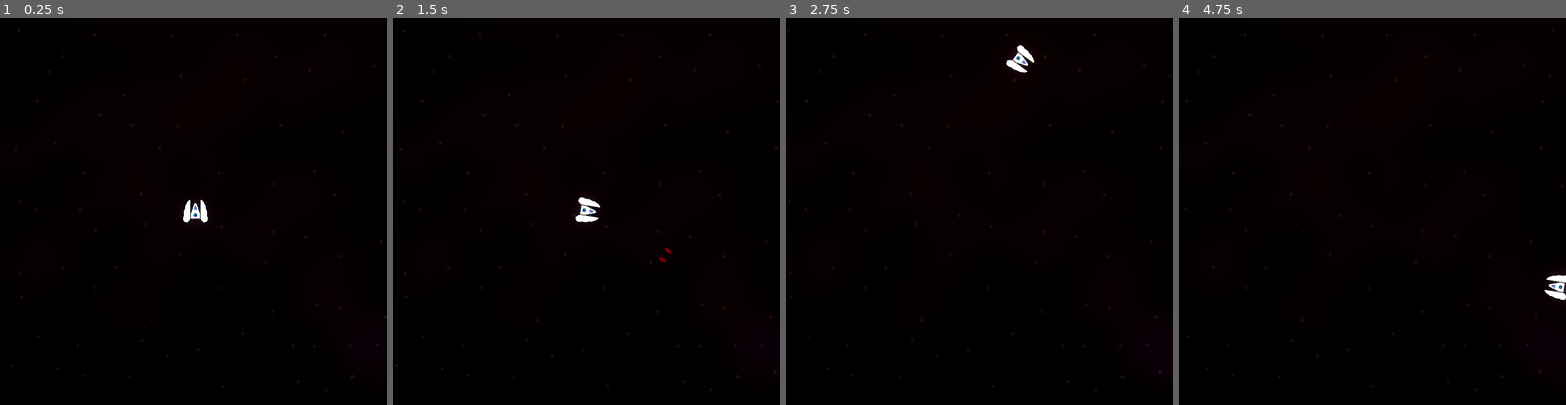
Above: before the commit, frames 1-4 (left to right).
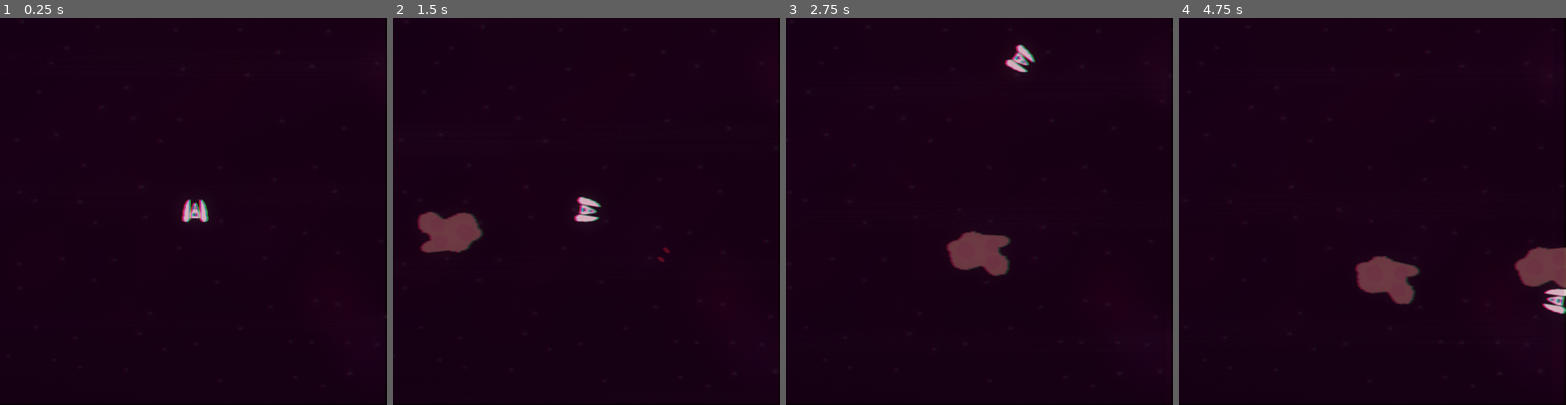
Above: after the commit, the same moments.

Repository: connor-anderson-nc/astroids
Game: Godot game, scene res://main.tscn
The game is run twice, just before and just after one commit, with the same random seed, the same clock (stepped at 60 frames per second) and the same inputs.
Inputs (mouse positions are in pixels of both pictures, inside the frame that each line leads up to):
- Up to frame 1 (0.25 s): no input
- Up to frame 2 (1.5 s): move the mouse to (671, 192) at 0.52 s; hold D (right) 0.53-1.28 s; hold S (break) 0.53-1.28 s; click (671, 192) at 0.8 s; move the mouse to (509, 230) at 1.27 s; hold A (left) from 1.28 s (still down); click (509, 230) at 1.35 s
- Up to frame 3 (2.75 s): tap S (break) at 1.55 s; move the mouse to (1018, 126) at 2.02 s; release A (left) at 2.03 s; hold D (right) from 2.03 s (still down); tap Shift (boost) at 2.1 s; click (1018, 126) at 2.3 s
- Up to frame 4 (4.75 s): move the mouse to (1353, 288) at 2.77 s; release D (right) at 2.78 s; hold W (forward) 2.78-3.53 s; tap S (break) at 2.85, 4.35 s; move the mouse to (1488, 269) at 3.52 s; hold A (left) from 3.53 s (still down); click (1488, 269) at 3.6 s; move the mouse to (1256, 153) at 4.27 s

The runs differ from the first frame. In frame 1, 2.0% of the frame differs, in the area x 0-100%, y 0-96%; in frame 2, 3.5%; in frame 3, 4.6%; in frame 4, 6.9%, in the area x 0-100%, y 1-100%.

Commit message:
lots

Diff:
--- /dev/null
+++ b/assets/shaders/vhs_filter.gdshader
@@ -0,0 +1,231 @@
+/*
+Shader from Godot Shaders - the free shader library.
+godotshaders.com/shader/VHS-and-CRT-monitor-effect
+
+This shader is under CC0 license. Feel free to use, improve and
+change this shader according to your needs and consider sharing
+the modified result to godotshaders.com.
+*/
+
+shader_type canvas_item;
+
+//*** IMPORTANT! ***/
+// - If you are using this shader to affect the node it is applied to set 'overlay' to false (unchecked in the instepctor).
+// - If you are using this shader as an overlay, and want the shader to affect the nodes below in the Scene hierarchy,
+//   set 'overlay' to true (checked in the inspector).
+// On Mac there is potentially a bug causing this to not work properly. If that is the case and you want to use the shader as an overlay
+// change all "overlay ? SCREEN_TEXTURE : TEXTURE" to only "SCREEN_TEXTURE" on lines 129-140, and "vec2 uv = overlay ? warp(SCREEN_UV) : warp(UV);"
+// to "vec2 uv = warp(SCREEN_UV);" on line 98.
+uniform bool overlay = false;
+
+uniform sampler2D SCREEN_TEXTURE : hint_screen_texture, filter_linear_mipmap;
+
+uniform float scanlines_opacity : hint_range(0.0, 1.0) = 0.4;
+uniform float scanlines_width : hint_range(0.0, 0.5) = 0.25;
+uniform float grille_opacity : hint_range(0.0, 1.0) = 0.3;
+uniform vec2 resolution = vec2(640.0, 480.0); // Set the number of rows and columns the texture will be divided in. Scanlines and grille will make a square based on these values
+
+uniform bool pixelate = true; // Fill each square ("pixel") with a sampled color, creating a pixel look and a more accurate representation of how a CRT monitor would work.
+
+uniform bool roll = true;
+uniform float roll_speed = 8.0; // Positive values are down, negative are up
+uniform float roll_size : hint_range(0.0, 100.0) = 15.0;
+uniform float roll_variation : hint_range(0.1, 5.0) = 1.8; // This valie is not an exact science. You have to play around with the value to find a look you like. How this works is explained in the code below.
+uniform float distort_intensity : hint_range(0.0, 0.2) = 0.05; // The distortion created by the rolling effect.
+
+uniform float noise_opacity : hint_range(0.0, 1.0) = 0.4;
+uniform float noise_speed = 5.0; // There is a movement in the noise pattern that can be hard to see first. This sets the speed of that movement.
+
+uniform float static_noise_intensity : hint_range(0.0, 1.0) = 0.06;
+
+uniform float aberration : hint_range(-1.0, 1.0) = 0.03; // Chromatic aberration, a distortion on each color channel.
+uniform float brightness = 1.4; // When adding scanline gaps and grille the image can get very dark. Brightness tries to compensate for that.
+uniform bool discolor = true; // Add a discolor effect simulating a VHS
+
+uniform float warp_amount :hint_range(0.0, 5.0) = 1.0; // Warp the texture edges simulating the curved glass of a CRT monitor or old TV.
+uniform bool clip_warp = false;
+
+uniform float vignette_intensity = 0.4; // Size of the vignette, how far towards the middle it should go.
+uniform float vignette_opacity : hint_range(0.0, 1.0) = 0.5;
+
+// Used by the noise functin to generate a pseudo random value between 0.0 and 1.0
+vec2 random(vec2 uv){
+    uv = vec2( dot(uv, vec2(127.1,311.7) ),
+               dot(uv, vec2(269.5,183.3) ) );
+    return -1.0 + 2.0 * fract(sin(uv) * 43758.5453123);
+}
+
+// Generate a Perlin noise used by the distortion effects
+float noise(vec2 uv) {
+    vec2 uv_index = floor(uv);
+    vec2 uv_fract = fract(uv);
+
+    vec2 blur = smoothstep(0.0, 1.0, uv_fract);
+
+    return mix( mix( dot( random(uv_index + vec2(0.0,0.0) ), uv_fract - vec2(0.0,0.0) ),
+                     dot( random(uv_index + vec2(1.0,0.0) ), uv_fract - vec2(1.0,0.0) ), blur.x),
+                mix( dot( random(uv_index + vec2(0.0,1.0) ), uv_fract - vec2(0.0,1.0) ),
+                     dot( random(uv_index + vec2(1.0,1.0) ), uv_fract - vec2(1.0,1.0) ), blur.x), blur.y) * 0.5 + 0.5;
+}
+
+// Takes in the UV and warps the edges, creating the spherized effect
+vec2 warp(vec2 uv){
+	vec2 delta = uv - 0.5;
+	float delta2 = dot(delta.xy, delta.xy);
+	float delta4 = delta2 * delta2;
+	float delta_offset = delta4 * warp_amount;
+
+	return uv + delta * delta_offset;
+}
+
+// Adds a black border to hide stretched pixel created by the warp effect
+float border (vec2 uv){
+	float radius = min(warp_amount, 0.08);
+	radius = max(min(min(abs(radius * 2.0), abs(1.0)), abs(1.0)), 1e-5);
+	vec2 abs_uv = abs(uv * 2.0 - 1.0) - vec2(1.0, 1.0) + radius;
+	float dist = length(max(vec2(0.0), abs_uv)) / radius;
+	float square = smoothstep(0.96, 1.0, dist);
+	return clamp(1.0 - square, 0.0, 1.0);
+}
+
+// Adds a vignette shadow to the edges of the image
+float vignette(vec2 uv){
+	uv *= 1.0 - uv.xy;
+	float vignette = uv.x * uv.y * 15.0;
+	return pow(vignette, vignette_intensity * vignette_opacity);
+}
+
+void fragment()
+{
+	vec2 uv = overlay ? warp(SCREEN_UV) : warp(UV); // Warp the uv. uv will be used in most cases instead of UV to keep the warping
+	vec2 text_uv = uv;
+	vec2 roll_uv = vec2(0.0);
+	float time = roll ? TIME : 0.0;
+
+
+	// Pixelate the texture based on the given resolution.
+	if (pixelate)
+	{
+		text_uv = ceil(uv * resolution) / resolution;
+	}
+
+	// Create the rolling effect. We need roll_line a bit later to make the noise effect.
+	// That is why this runs if roll is true OR noise_opacity is over 0.
+	float roll_line = 0.0;
+	if (roll || noise_opacity > 0.0)
+	{
+		// Create the areas/lines where the texture will be distorted.
+		roll_line = smoothstep(0.3, 0.9, sin(uv.y * roll_size - (time * roll_speed) ) );
+		// Create more lines of a different size and apply to the first set of lines. This creates a bit of variation.
+		roll_line *= roll_line * smoothstep(0.3, 0.9, sin(uv.y * roll_size * roll_variation - (time * roll_speed * roll_variation) ) );
+		// Distort the UV where where the lines are
+		roll_uv = vec2(( roll_line * distort_intensity * (1.-UV.x)), 0.0);
+	}
+
+	vec4 text;
+	if (roll)
+	{
+		// If roll is true distort the texture with roll_uv. The texture is split up into RGB to
+		// make some chromatic aberration. We apply the aberration to the red and green channels accorging to the aberration parameter
+		// and intensify it a bit in the roll distortion.
+		text.r = texture(SCREEN_TEXTURE, text_uv + roll_uv * 0.8 + vec2(aberration, 0.0) * .1).r;
+		text.g = texture(SCREEN_TEXTURE, text_uv + roll_uv * 1.2 - vec2(aberration, 0.0) * .1 ).g;
+		text.b = texture(SCREEN_TEXTURE, text_uv + roll_uv).b;
+		text.a = 1.0;
+	}
+	else
+	{
+		// If roll is false only apply the aberration without any distorion. The aberration values are very small so the .1 is only
+		// to make the slider in the Inspector less sensitive.
+		text.r = texture(SCREEN_TEXTURE, text_uv + vec2(aberration, 0.0) * .1).r;
+		text.g = texture(SCREEN_TEXTURE, text_uv - vec2(aberration, 0.0) * .1).g;
+		text.b = texture(SCREEN_TEXTURE, text_uv).b;
+		text.a = 1.0;
+	}
+
+	float r = text.r;
+	float g = text.g;
+	float b = text.b;
+
+	uv = warp(UV);
+
+	// CRT monitors don't have pixels but groups of red, green and blue dots or lines, called grille. We isolate the texture's color channels
+	// and divide it up in 3 offsetted lines to show the red, green and blue colors next to each other, with a small black gap between.
+	if (grille_opacity > 0.0){
+
+		float g_r = smoothstep(0.85, 0.95, abs(sin(uv.x * (resolution.x * 3.14159265))));
+		r = mix(r, r * g_r, grille_opacity);
+
+		float g_g = smoothstep(0.85, 0.95, abs(sin(1.05 + uv.x * (resolution.x * 3.14159265))));
+		g = mix(g, g * g_g, grille_opacity);
+
+		float b_b = smoothstep(0.85, 0.95, abs(sin(2.1 + uv.x * (resolution.x * 3.14159265))));
+		b = mix(b, b * b_b, grille_opacity);
+
+	}
+
+	// Apply the grille to the texture's color channels and apply Brightness. Since the grille and the scanlines (below) make the image very dark you
+	// can compensate by increasing the brightness.
+	text.r = clamp(r * brightness, 0.0, 1.0);
+	text.g = clamp(g * brightness, 0.0, 1.0);
+	text.b = clamp(b * brightness, 0.0, 1.0);
+
+	// Scanlines are the horizontal lines that make up the image on a CRT monitor.
+	// Here we are actual setting the black gap between each line, which I guess is not the right definition of the word, but you get the idea
+	float scanlines = 0.5;
+	if (scanlines_opacity > 0.0)
+	{
+		// Same technique as above, create lines with sine and applying it to the texture. Smoothstep to allow setting the line size.
+		scanlines = smoothstep(scanlines_width, scanlines_width + 0.5, abs(sin(uv.y * (resolution.y * 3.14159265))));
+		text.rgb = mix(text.rgb, text.rgb * vec3(scanlines), scanlines_opacity);
+	}
+
+	// Apply the banded noise.
+	if (noise_opacity > 0.0)
+	{
+		// Generate a noise pattern that is very stretched horizontally, and animate it with noise_speed
+		float noise = smoothstep(0.4, 0.5, noise(uv * vec2(2.0, 200.0) + vec2(10.0, (TIME * (noise_speed))) ) );
+
+		// We use roll_line (set above) to define how big the noise should be vertically (multiplying cuts off all black parts).
+		// We also add in some basic noise with random() to break up the noise pattern above. The noise is sized according to
+		// the resolution value set in the inspector. If you don't like this look you can
+		// change "ceil(uv * resolution) / resolution" to only "uv" to make it less pixelated. Or multiply resolution with som value
+		// greater than 1.0 to make them smaller.
+		roll_line *= noise * scanlines * clamp(random((ceil(uv * resolution) / resolution) + vec2(TIME * 0.8, 0.0)).x + 0.8, 0.0, 1.0);
+		// Add it to the texture based on noise_opacity
+		text.rgb = clamp(mix(text.rgb, text.rgb + roll_line, noise_opacity), vec3(0.0), vec3(1.0));
+	}
+
+	// Apply static noise by generating it over the whole screen in the same way as above
+	if (static_noise_intensity > 0.0)
+	{
+		text.rgb += clamp(random((ceil(uv * resolution) / resolution) + fract(TIME)).x, 0.0, 1.0) * static_noise_intensity;
+	}
+
+	// Apply a black border to hide imperfections caused by the warping.
+	// Also apply the vignette
+	text.rgb *= border(uv);
+	text.rgb *= vignette(uv);
+	// Hides the black border and make that area transparent. Good if you want to add the the texture on top an image of a TV or monitor.
+	if (clip_warp)
+	{
+		text.a = border(uv);
+	}
+
+	// Apply discoloration to get a VHS look (lower saturation and higher contrast)
+	// You can play with the values below or expose them in the Inspector.
+	float saturation = 0.3;
+	float contrast = 0.9;
+	if (discolor)
+	{
+		// Saturation
+		vec3 greyscale = vec3(text.r + text.g + text.b) / 3.;
+		text.rgb = mix(text.rgb, greyscale, saturation);
+
+		// Contrast
+		float midpoint = pow(0.5, 2.2);
+		text.rgb = (text.rgb - vec3(midpoint)) * contrast + midpoint;
+	}
+
+	COLOR = text;
+}
--- a/astroid.tscn
+++ b/astroid.tscn
@@ -1,11 +1,24 @@
-[gd_scene load_steps=2 format=3 uid="uid://dbgdegibmp3c"]
+[gd_scene load_steps=3 format=3 uid="uid://dbgdegibmp3c"]
 
-[ext_resource type="Texture2D" uid="uid://4vrt3d1qdm7g" path="res://assets/textures/astroid1.png" id="1_rp6j7"]
+[ext_resource type="Script" path="res://scripts/astroid.gd" id="1_56gmd"]
+[ext_resource type="Texture2D" uid="uid://4vrt3d1qdm7g" path="res://assets/textures/astroids/astroid1.png" id="2_y3gc6"]
 
 [node name="astroid" type="RigidBody2D"]
+gravity_scale = 0.0
+script = ExtResource("1_56gmd")
 
 [node name="Sprite2D" type="Sprite2D" parent="."]
-texture = ExtResource("1_rp6j7")
+texture = ExtResource("2_y3gc6")
 
-[node name="CollisionPolygon2D" type="CollisionPolygon2D" parent="."]
-polygon = PackedVector2Array(-6, -16, -9, -15.2, -18, -9, -23, -5, -21, 4.2, -20, 8, -18, 10, -17, 12, -13, 13, -6, 13, 1, 10, 3, 10, 8, 15, 9, 16, 15.4, 16, 20, 15, 21.4, 13, 23, 10, 21, 2, 16, 0, 16, -4, 22, -8, 21, -13)
+[node name="Collider" type="CollisionPolygon2D" parent="."]
+
+[node name="Area2D" type="Area2D" parent="."]
+collision_layer = 0
+collision_mask = 2
+
+[node name="Collider2" type="CollisionPolygon2D" parent="Area2D"]
+
+[node name="temp_polygon_holder" type="CollisionPolygon2D" parent="."]
+polygon = PackedVector2Array(-10, -15, 1, -15, 19, -13, 21, -11, 21, -8, 18, -6, 15, -5, 14, -2, 17, 1, 19, 1, 22, 5, 20, 14, 12, 16, 4, 10, 0, 10, -9, 13, -12, 13, -17, 10, -20, 6, -21, 0, -23, -1, -23, -5, -17, -9, -15, -9)
+
+[connection signal="body_entered" from="Area2D" to="." method="_on_area_2d_body_entered"]
--- a/laser.tscn
+++ b/laser.tscn
@@ -10,7 +10,7 @@
 polygon = PackedVector2Array(-2.5, 3, -2.5, -3, 2.5, -3, 2.5, 3)
 
 [node name="laser" type="RigidBody2D"]
-collision_layer = 0
+collision_layer = 2
 mass = 0.001
 gravity_scale = 0.0
 
--- a/main.tscn
+++ b/main.tscn
@@ -1,9 +1,11 @@
-[gd_scene load_steps=8 format=3 uid="uid://cqgv3ovjyfjqx"]
+[gd_scene load_steps=12 format=3 uid="uid://cqgv3ovjyfjqx"]
 
 [ext_resource type="Script" path="res://scripts/main.gd" id="1_q0ros"]
 [ext_resource type="PackedScene" uid="uid://bc6uqt82umjye" path="res://player.tscn" id="1_swm1l"]
+[ext_resource type="PackedScene" uid="uid://dbgdegibmp3c" path="res://astroid.tscn" id="2_2oqjj"]
 [ext_resource type="Texture2D" uid="uid://epmb3d2gyw07" path="res://assets/textures/background/stars.PNG" id="2_gcxp6"]
 [ext_resource type="Texture2D" uid="uid://bgmanav3kid1b" path="res://assets/textures/background/Paint Layer 1.PNG" id="3_3g06n"]
+[ext_resource type="Shader" path="res://assets/shaders/vhs_filter.gdshader" id="5_f26bm"]
 
 [sub_resource type="Environment" id="Environment_xqotd"]
 background_mode = 3
@@ -21,8 +23,39 @@
 width = 36
 curve = SubResource("Curve_w57p0")
 
+[sub_resource type="ShaderMaterial" id="ShaderMaterial_ew5op"]
+shader = ExtResource("5_f26bm")
+shader_parameter/overlay = true
+shader_parameter/scanlines_opacity = 0.079
+shader_parameter/scanlines_width = 0.25
+shader_parameter/grille_opacity = 0.188
+shader_parameter/resolution = Vector2(600, 600)
+shader_parameter/pixelate = true
+shader_parameter/roll = true
+shader_parameter/roll_speed = 3.0
+shader_parameter/roll_size = 19.494
+shader_parameter/roll_variation = 0.919
+shader_parameter/distort_intensity = 0.001
+shader_parameter/noise_opacity = 0.01
+shader_parameter/noise_speed = 2.0
+shader_parameter/static_noise_intensity = 0.004
+shader_parameter/aberration = 0.03
+shader_parameter/brightness = 1.0
+shader_parameter/discolor = true
+shader_parameter/warp_amount = 0.0
+shader_parameter/clip_warp = false
+shader_parameter/vignette_intensity = 0.2
+shader_parameter/vignette_opacity = 0.0
+
+[sub_resource type="Curve2D" id="Curve2D_65tfe"]
+_data = {
+"points": PackedVector2Array(0, 0, 0, 0, 0, -1, 0, 0, 0, 0, 601, 0, 0, 0, 0, 0, 600, 600, 0, 0, 0, 0, 0, 600, 0, 0, 0, 0, 0, -1)
+}
+point_count = 5
+
 [node name="main" type="Node2D"]
 script = ExtResource("1_q0ros")
+astroid = ExtResource("2_2oqjj")
 metadata/_edit_vertical_guides_ = [240.0, 240.0]
 metadata/_edit_horizontal_guides_ = [30.0, 30.0]
 
@@ -32,28 +65,76 @@
 [node name="player" parent="." instance=ExtResource("1_swm1l")]
 position = Vector2(303, 299)
 
-[node name="background" type="Node2D" parent="."]
-position = Vector2(300, 300)
+[node name="world" type="Control" parent="."]
+layout_mode = 3
+anchors_preset = 0
+offset_left = 300.0
+offset_top = 300.0
+offset_right = 300.0
+offset_bottom = 300.0
 
-[node name="background" type="Sprite2D" parent="background"]
+[node name="background" type="Sprite2D" parent="world"]
 scale = Vector2(16.6944, 600.5)
 texture = SubResource("CurveTexture_y3gob")
 
-[node name="overlay" type="Sprite2D" parent="background"]
-modulate = Color(1, 1, 1, 0.192157)
+[node name="nebulas" type="Node2D" parent="world"]
 position = Vector2(-2, 71)
 scale = Vector2(1.1, 1.1)
+
+[node name="nebula" type="Sprite2D" parent="world/nebulas"]
+modulate = Color(1, 1, 1, 0.192157)
 texture = ExtResource("3_3g06n")
 
-[node name="stars" type="Node2D" parent="background"]
+[node name="nebula2" type="Sprite2D" parent="world/nebulas"]
+modulate = Color(1, 1, 1, 0.192157)
+position = Vector2(587.273, -111.818)
+rotation = -3.14094
+scale = Vector2(1.08986, 1.1)
+texture = ExtResource("3_3g06n")
+
+[node name="stars" type="Node2D" parent="world"]
 modulate = Color(1, 1, 1, 0.0745098)
 
-[node name="stars1" type="Sprite2D" parent="background/stars"]
+[node name="stars1" type="Sprite2D" parent="world/stars"]
+position = Vector2(0, -9)
+rotation = 0.0180462
 texture = ExtResource("2_gcxp6")
 
-[node name="stars2" type="Sprite2D" parent="background/stars"]
+[node name="stars2" type="Sprite2D" parent="world/stars"]
 position = Vector2(565, 0)
 rotation = 1.57567
 texture = ExtResource("2_gcxp6")
 
-[node name="sidebars" type="Node2D" parent="."]
+[node name="vhs-overlay" type="ColorRect" parent="world"]
+modulate = Color(0.666439, 0.000332776, 0.666434, 1)
+self_modulate = Color(0.738367, 0.000416812, 0.738362, 1)
+z_index = 4096
+material = SubResource("ShaderMaterial_ew5op")
+layout_mode = 0
+offset_left = -300.0
+offset_top = -300.0
+offset_right = 300.0
+offset_bottom = 300.0
+
+[node name="purple-overlay" type="ColorRect" parent="world"]
+z_index = 4096
+layout_mode = 0
+offset_left = -301.0
+offset_top = -306.0
+offset_right = 297.0
+offset_bottom = 298.0
+color = Color(0.411765, 0, 0.411765, 0.12549)
+
+[node name="astrioid_spawn" type="Node2D" parent="."]
+
+[node name="spawn_path" type="Path2D" parent="astrioid_spawn"]
+curve = SubResource("Curve2D_65tfe")
+
+[node name="pos" type="PathFollow2D" parent="astrioid_spawn/spawn_path"]
+position = Vector2(0, -1)
+rotation = 0.00166389
+
+[node name="spawn_timer" type="Timer" parent="astrioid_spawn"]
+one_shot = true
+
+[connection signal="timeout" from="astrioid_spawn/spawn_timer" to="." method="_on_spawn_timer_timeout"]
--- a/project.godot
+++ b/project.godot
@@ -15,11 +15,14 @@
 config/features=PackedStringArray("4.3", "Forward Plus")
 config/icon="res://icon.svg"
 
+[autoload]
+
+Globals="*res://scripts/Globals.gd"
+
 [display]
 
 window/size/viewport_width=600
 window/size/viewport_height=600
-window/size/resizable=false
 window/stretch/mode="viewport"
 
 [dotnet]
@@ -36,6 +39,7 @@
 [global_group]
 
 astroids=""
+laser=""
 
 [input]
 
--- /dev/null
+++ b/scripts/Globals.gd
@@ -0,0 +1,4 @@
+extends Node
+
+const center = Vector2(300, 300)
+var score = 0
--- /dev/null
+++ b/scripts/astroid.gd
@@ -0,0 +1,88 @@
+extends RigidBody2D
+
+var ASTROIDS: PackedScene = load("res://astroid.tscn")
+
+const sprites = "res://assets/textures/astroids"
+
+# child spawning constants
+const child_spawn_radius = 20
+const velocity_dampener = 1.5
+
+var texture
+
+# Called when the node enters the scene tree for the first time.
+func _ready() -> void:
+	_choose_texture($Sprite2D)
+	#_create_collision_polygon($Sprite2D) # commented out for now add back later hopefully
+	$Collider.set_deferred("polygon", $temp_polygon_holder.polygon)
+	$Area2D/Collider2.set_deferred("polygon", $temp_polygon_holder.polygon)
+
+	if self.has_meta("scale"):
+		$Sprite2D.scale = self.get_meta("scale")
+		$Area2D/Collider2.scale = self.get_meta("scale") * 1.3
+		$Collider.scale = self.get_meta("scale")
+		print(self.get_meta("scale"))
+	else:
+		var scale = randf_range(1.5, 2.4)
+		$Sprite2D.scale = Vector2.ONE * scale
+		$Area2D/Collider2.scale = Vector2.ONE * scale * 1.05
+		$Collider.scale = Vector2.ONE * scale
+		print(scale)
+
+func _on_area_2d_body_entered(body: Node2D) -> void:
+
+	if not body.is_in_group("laser"):
+		return
+
+	Globals.score += 1
+	body.queue_free()
+
+	if self.scale.x < 1:
+		queue_free()
+		return
+
+	var child1 = ASTROIDS.instantiate()
+	var child2 = ASTROIDS.instantiate()
+
+	var velocity_angle = randf_range(20, 60)
+	child1.linear_velocity = self.linear_velocity.rotated(velocity_angle)
+	child1.linear_velocity = self.linear_velocity.rotated(-velocity_angle)
+
+	# position
+	var angle = randf() * TAU
+	var distance = randf() * child_spawn_radius
+	var offset = Vector2(cos(angle), sin(angle)) * distance
+	var offset2 = Vector2(cos(-angle), sin(-angle)) * distance
+
+	child1.position = self.global_position + offset
+	child2.position = self.global_position + offset2
+
+	child1.set_meta("scale", self.scale / 1.5)
+	child2.set_meta("scale", self.scale / 1.5)
+
+	self.visible = false
+	self.call_deferred("add_sibling", child1)
+	self.call_deferred("add_sibling", child2)
+
+	queue_free()
+
+######### setup functions ###########
+func _create_collision_polygon(sprite): # broken
+	var bm = BitMap.new()
+	bm.create_from_image_alpha(sprite.texture.get_image().get_data())
+	var rect = Rect2(0, 0, sprite.texture.get_width(), sprite.texture.get_height())
+	var my_array = bm.opaque_to_polygons(rect)
+	var my_polygon = Polygon2D.new()
+	my_polygon.set_polygons(my_array)
+	get_parent().get_node("Collider").set_polygon(my_polygon.polygon)
+
+func _choose_texture(sprite):
+	var dir := DirAccess.open(sprites)
+	var file_names := dir.get_files()
+
+	var resources: Array[Resource] = []
+	for file_name in file_names:
+		if file_name.get_extension() == "png":
+			resources.append(load(sprites + "/" + file_name))
+
+	sprite.texture = resources.pick_random()
--- a/scripts/main.gd
+++ b/scripts/main.gd
@@ -1,17 +1,54 @@
 extends Node2D
 
-const center = Vector2(300, 300)
+@export var astroid: PackedScene
+
+const background_speed = 10
+@onready var spawn_timer = $astrioid_spawn/spawn_timer
+var spawn_wait_times = [1, 3]
 
 # Called when the node enters the scene tree for the first time.
 func _ready() -> void:
-	pass # Replace with function body.
+	spawn_timer.start()
 
+
+func _on_spawn_timer_timeout() -> void:
+	spawn_astroid()
+
+	spawn_wait_times = [
+		clamp(min(spawn_wait_times[0] / (Globals.score * 0.5), spawn_wait_times[0]), 1, 10),
+		clamp(min(spawn_wait_times[1] / (Globals.score * 0.5), spawn_wait_times[1]), 1, 10)
+	]
+
+	spawn_timer.wait_time = randf_range(spawn_wait_times[0], spawn_wait_times[1])
+
+	spawn_timer.start()
 
 # Called every frame. 'delta' is the elapsed time since the previous frame.
 func _process(delta: float) -> void:
-	$background/stars/stars1.position.x -= 10 * delta
-	$background/stars/stars2.position.x -= 10 * delta
-	if $background/stars/stars1.position.x < center.x - 570 * 2:
-		$background/stars/stars1.position.x = center.x + 10
-	if $background/stars/stars2.position.x < center.x - 570 * 2:
-		$background/stars/stars2.position.x = center.x + 10
+	move_background($world/stars/stars1, background_speed, 450, 300)
+	move_background($world/stars/stars2, background_speed, 450, 300)
+	move_background($world/nebulas/nebula, background_speed/2, 475, 300)
+	move_background($world/nebulas/nebula2, background_speed/2, 475, 300)
+
+func move_background(sprite, speed, r, rt):
+	sprite.position.x -= speed * get_process_delta_time()
+	if sprite.position.x < Globals.center.x - r * 2:
+		sprite.position.x = Globals.center.x + rt
+
+func spawn_astroid():
+	var pos = $astrioid_spawn/spawn_path/pos
+	pos.progress_ratio = randf()
+
+	var direction = (pos.rotation + PI / 2) + randf_range(-PI / 4, PI / 4)
+
+	var speed = randf_range(100, 250)
+	var velocity = (Vector2.ONE * speed).rotated(direction)
+
+	var spin = randf_range(-15, 15)
+
+	var temp_astroid = astroid.instantiate()
+	temp_astroid.position = pos.position
+	temp_astroid.rotation = direction
+	temp_astroid.linear_velocity = velocity
+	temp_astroid.angular_velocity = spin
+	add_child(temp_astroid)
--- a/scripts/player.gd
+++ b/scripts/player.gd
@@ -28,26 +28,28 @@
 		velocity = velocity.move_toward(Vector2.ZERO, DECELERATION * 3)
 
 	#loop around map
-	var center = Vector2(300, 300)
 	var deadzone = 20.0
-	var relative_pos = self.position - center
+	var relative_pos = self.position - Globals.center
 
-	if abs(relative_pos.x) > center.x + deadzone:
-		self.position.x = -relative_pos.x + center.x
-	if abs(relative_pos.y) > center.y + deadzone:
-		self.position.y = -relative_pos.y + center.y
+	if abs(relative_pos.x) > Globals.center.x + deadzone:
+		self.position.x = -relative_pos.x + Globals.center.x
+	if abs(relative_pos.y) > Globals.center.y + deadzone:
+		self.position.y = -relative_pos.y + Globals.center.x
 
 	#shooting
 	if Input.is_action_just_pressed("shoot"):
 		var laser_temp = laser.instantiate()
-		add_sibling(laser_temp)
 
 		laser_temp.linear_velocity = -self.transform.y * 1000
 		laser_temp.transform = $laser_start.global_transform
+		laser_temp.add_to_group("laser")
+
+		add_sibling(laser_temp)
 
 		var laser_temp2 = laser_temp.duplicate()
+		laser_temp2.transform = $laser_start2.global_transform
+
 		add_sibling(laser_temp2)
-		laser_temp2.transform = $laser_start2.global_transform
 
 	#particals
 	var trail_mag
Binary file added: assets/UI element/heart background.png
Not shown, changed: assets/UI element/heart background.png.import
Binary file added: assets/UI element/heart.png
Not shown, added: assets/UI element/heart.png.import
Binary file added: assets/UI element/spacerangertitle.ttf
Renamed: assets/textures/astroid1.png -> assets/textures/astroids/astroid1.png
Not shown, added: assets/textures/astroids/astroid1.png.import
Not shown, added: assets/UI element/heart.kra
